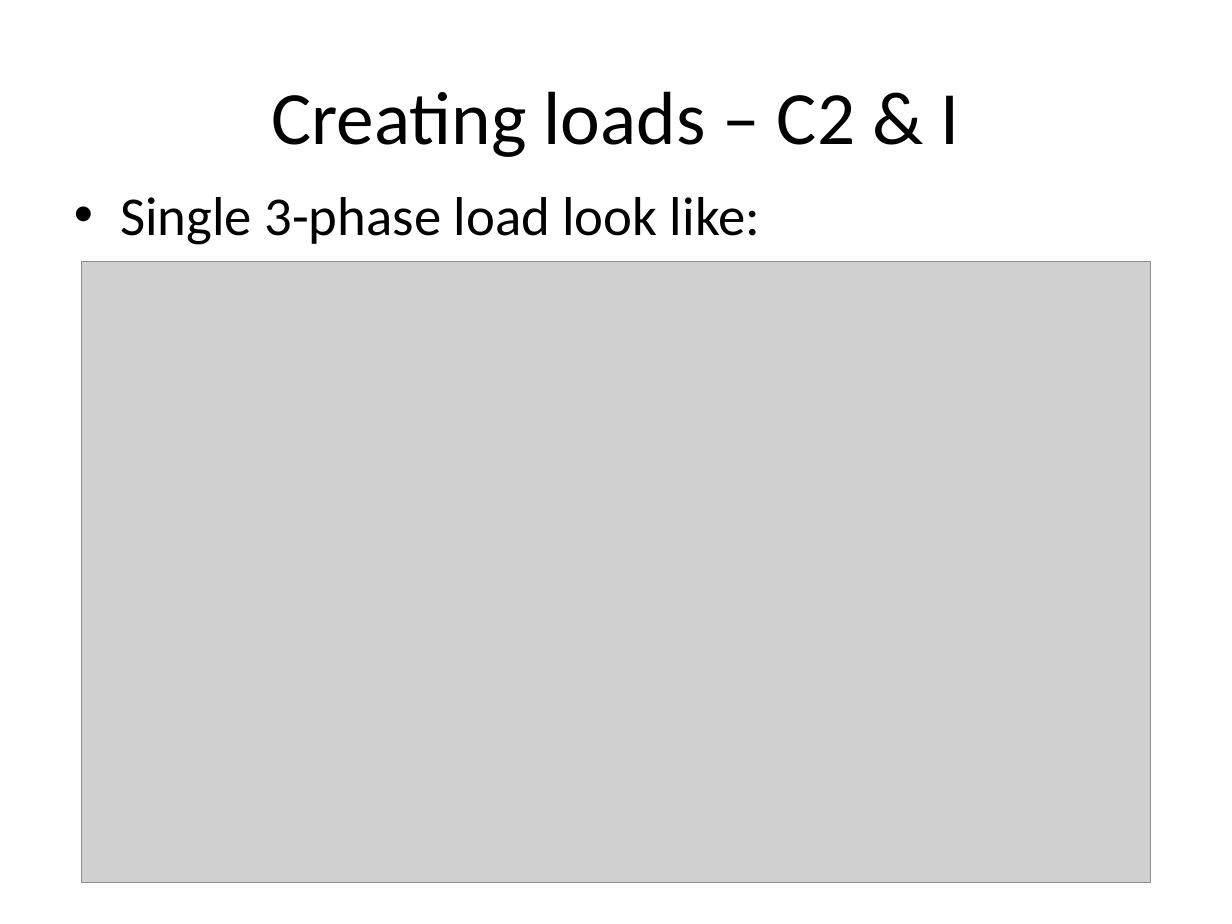
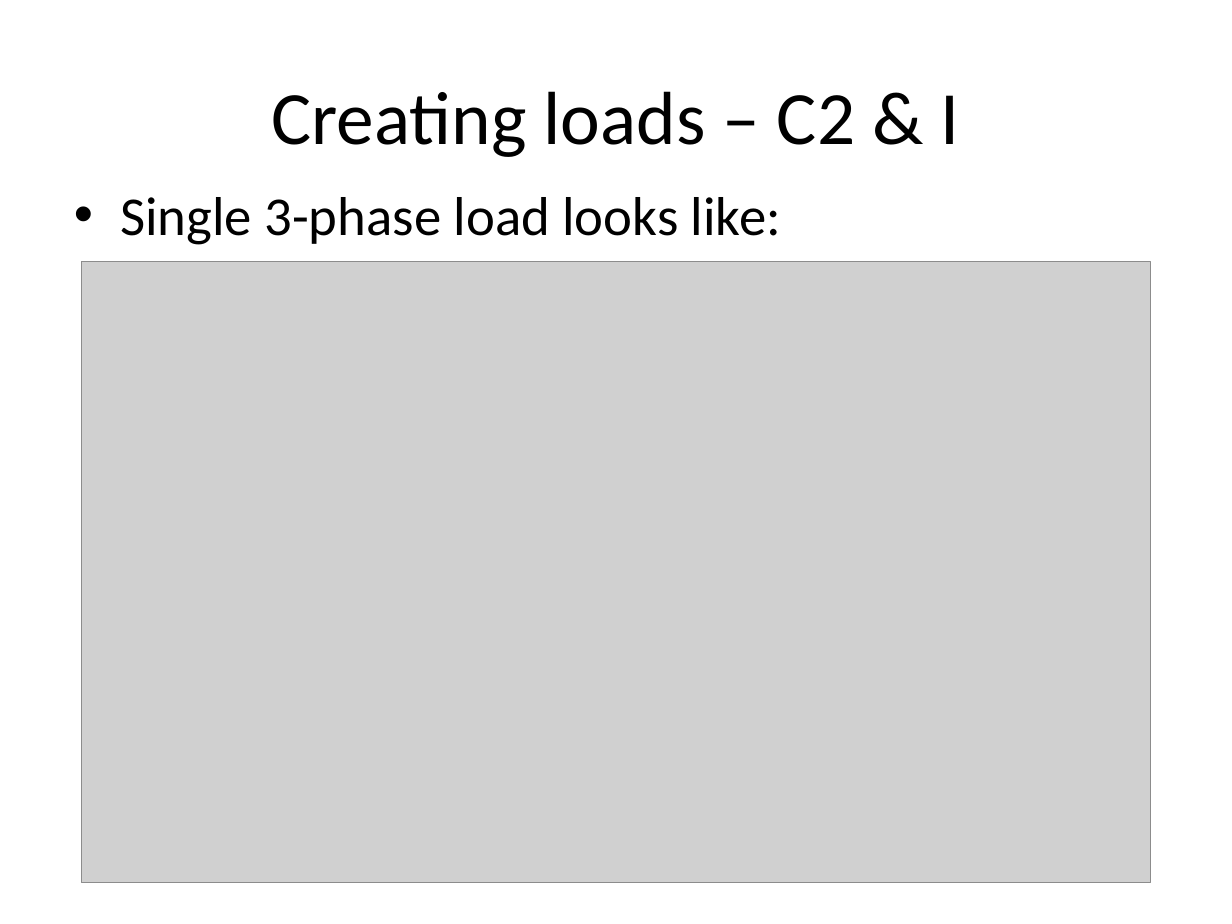
Before and after one commit to gridlab-d/course, a slide deck: slide 22 of ThreeDayCourse_v22/Day3/5.0 - ConvertingFeeders.pptx (slide 21 before the commit). Drawn at 1232x924 pixels with LibreOffice and Linux fonts; fonts in the diff are those of the drawing; grey boxes stand for pictures. Boxes give left, top, right and bottom in pixels: in the first picture for what was removed or moved away, otherwise in the second. Text is boxed around its words. In the diff, an @@ line names an element or a change of style, - is before the commit and + after.

```diff
--- a/ThreeDayCourse_v22/Day3/5.0 - ConvertingFeeders.pptx
+++ b/ThreeDayCourse_v22/Day3/5.0 - ConvertingFeeders.pptx
@@ text at box(120, 197, 781, 245): text changed @@
-• Single 3-phase load look like:
+• Single 3-phase load looks like:
```
Also in this commit, not shown: 9 other slides changed, 1 slide added.
